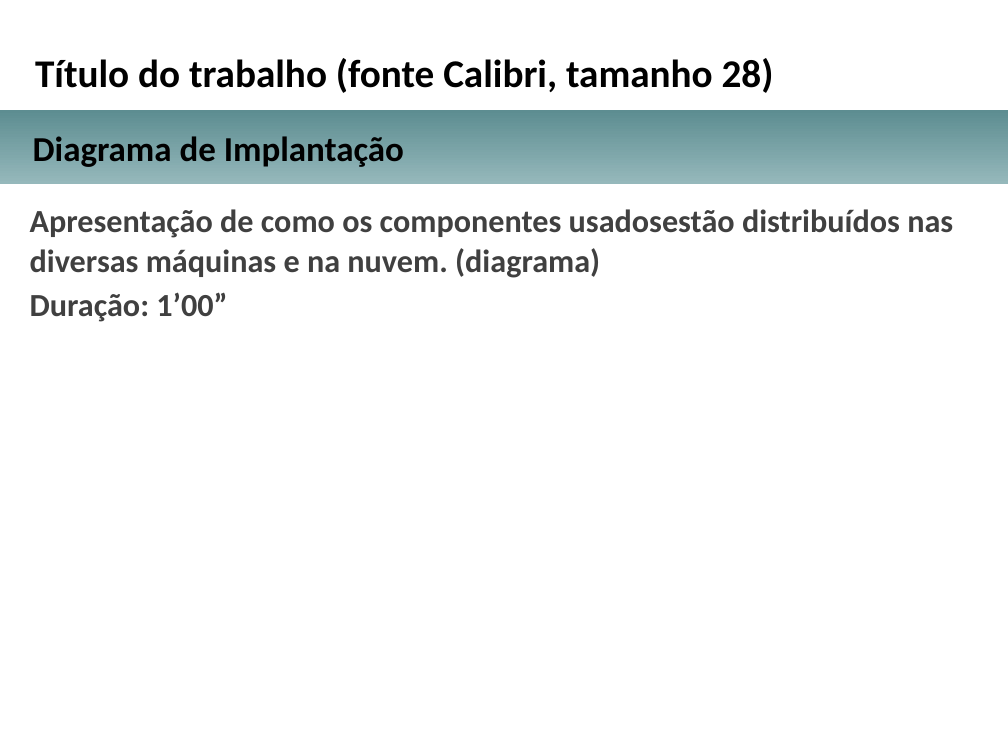
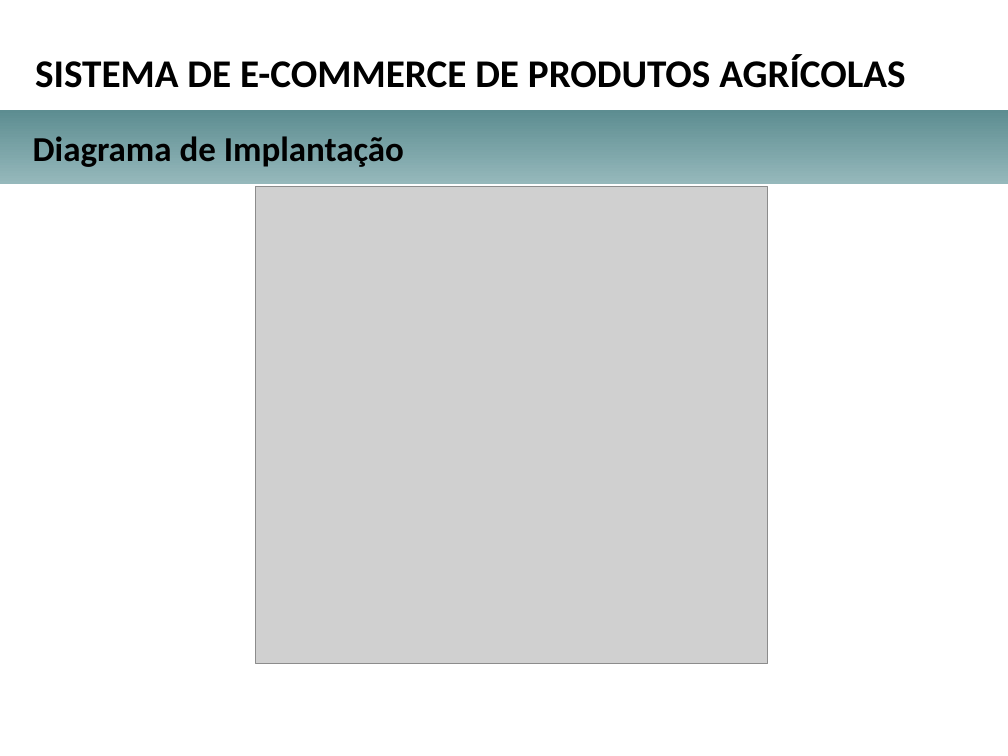
Before and after one commit to herberton/tcc, a slide deck: slide 19 of apresentacao.pptx (slide 14 before the commit). Drawn at 1008x756 pixels with LibreOffice and Linux fonts; fonts in the diff are those of the drawing; grey boxes stand for pictures; background and template pictures are left out. Boxes give left, top, right and bottom in pixels: in the first picture for what was removed or moved away, otherwise in the second. Text is boxed around its words. In the diff, an @@ line names an element or a change of style, - is before the commit and + after.

```diff
--- a/apresentacao.pptx
+++ b/apresentacao.pptx
@@ text at (35,54,905,88): text changed @@
-Título do trabalho (fonte Calibri, tamanho 28)
+SISTEMA DE E-COMMERCE DE PRODUTOS AGRÍCOLAS
@@ rectangle added at (2,186,1004,664), fill #FFFFFF, outline #FFFFFF 2 pt @@
@@ text removed at (30,209,953,322) @@
-Apresentação de como os componentes usadosestão distribuídos nas diversas máquinas e na nuvem. (diagrama)
-Duração: 1’00”
@@ picture added at (256,186,768,664) @@
```
Also in this commit, not shown: 5 other slides changed, 8 slides added, 3 slides removed, 1 other file.
